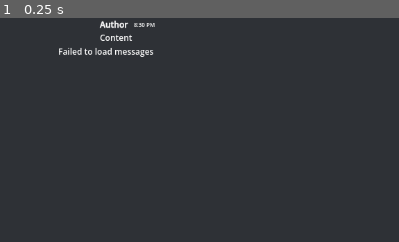
Above: before the commit, frame 1.
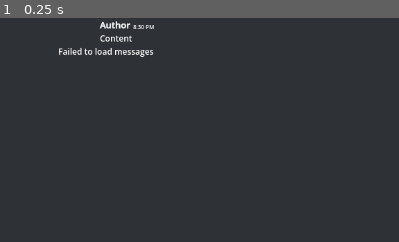
Above: after the commit, the same moment.

Repository: drtheodor/lothoclient
Game: Godot game, scene res://channel.tscn
Same seed, same stepped clock (60 frames per second), same inputs: the game is played once before the commit and once after it.
Inputs:
- Up to frame 1 (0.25 s): no input
The pictures show only the part of the screen within x 0-50%, y 0-50%; the shares and areas given below are measured in that part.

The runs differ from the first frame. In frame 1, 0.4% of the frame differs, in the area x 25-39%, y 0-11%.

Commit message:
fix: use better ui layout for author and timestamp

Diff:
--- a/message.gd
+++ b/message.gd
@@ -3,9 +3,9 @@
 
 @onready var avatar: TextureRect = $Avatar
 @onready var terminator: Label = $TerminatorLabel
-@onready var author: Label = $VBoxContainer/Author
+@onready var author: Label = $VBoxContainer/Author/Name
 @onready var label: RichTextLabel = $VBoxContainer/Content
-@onready var timeLabel: Label = $VBoxContainer/Author/TimeLabel
+@onready var timeLabel: Label = $VBoxContainer/Author/Time
 @onready var spacer: Label = $VBoxContainer/GroupSpacer
 @onready var content_spacer: Label = $VBoxContainer/ContentSpacer
 
--- a/message.tscn
+++ b/message.tscn
@@ -7,9 +7,15 @@
 shader = ExtResource("2_06ydw")
 
 [sub_resource type="LabelSettings" id="LabelSettings_d26o2"]
-font_size = 12
+line_spacing = 0.0
+font_size = 13
 outline_size = 1
-shadow_size = 7
+shadow_size = 0
+
+[sub_resource type="LabelSettings" id="LabelSettings_06ydw"]
+line_spacing = 0.0
+font_size = 8
+shadow_size = 0
 
 [node name="Message" type="HBoxContainer" unique_id=1697382624]
 anchors_preset = 15
@@ -44,22 +50,22 @@
 layout_mode = 2
 theme_override_font_sizes/font_size = 15
 
-[node name="Author" type="Label" parent="VBoxContainer" unique_id=1199161862]
+[node name="Author" type="HBoxContainer" parent="VBoxContainer" unique_id=882393150]
 layout_mode = 2
-size_flags_vertical = 6
+
+[node name="Name" type="Label" parent="VBoxContainer/Author" unique_id=1199161862]
+layout_mode = 2
 text = "Author"
 label_settings = SubResource("LabelSettings_d26o2")
 autowrap_trim_flags = 0
 justification_flags = 1
 
-[node name="TimeLabel" type="Label" parent="VBoxContainer/Author" unique_id=2043314774]
-layout_mode = 0
-offset_left = 49.0
-offset_top = 3.0
-offset_right = 1080.0
-offset_bottom = 15.0
-theme_override_font_sizes/font_size = 8
+[node name="Time" type="Label" parent="VBoxContainer/Author" unique_id=2043314774]
+layout_mode = 2
+size_flags_vertical = 1
 text = "8:30 PM"
+label_settings = SubResource("LabelSettings_06ydw")
+vertical_alignment = 2
 
 [node name="ContentSpacer" type="Label" parent="VBoxContainer" unique_id=665317455]
 layout_mode = 2
